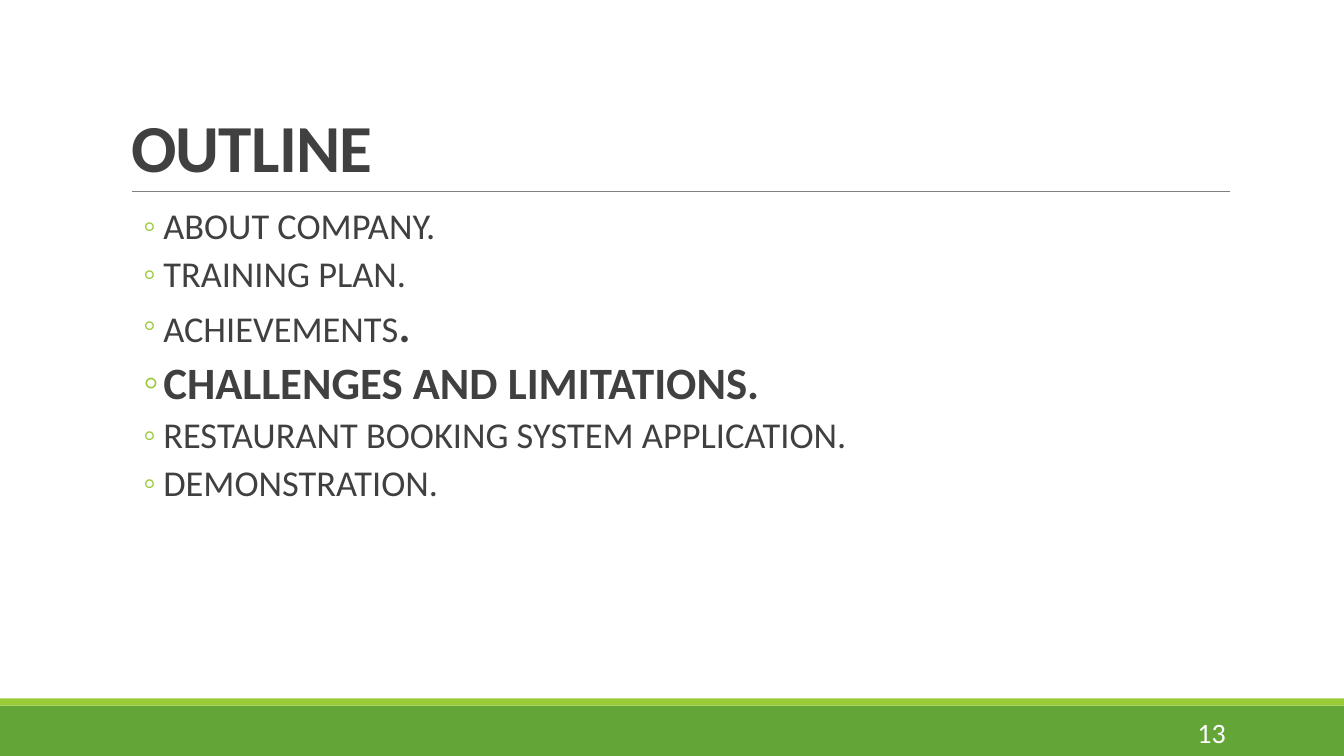
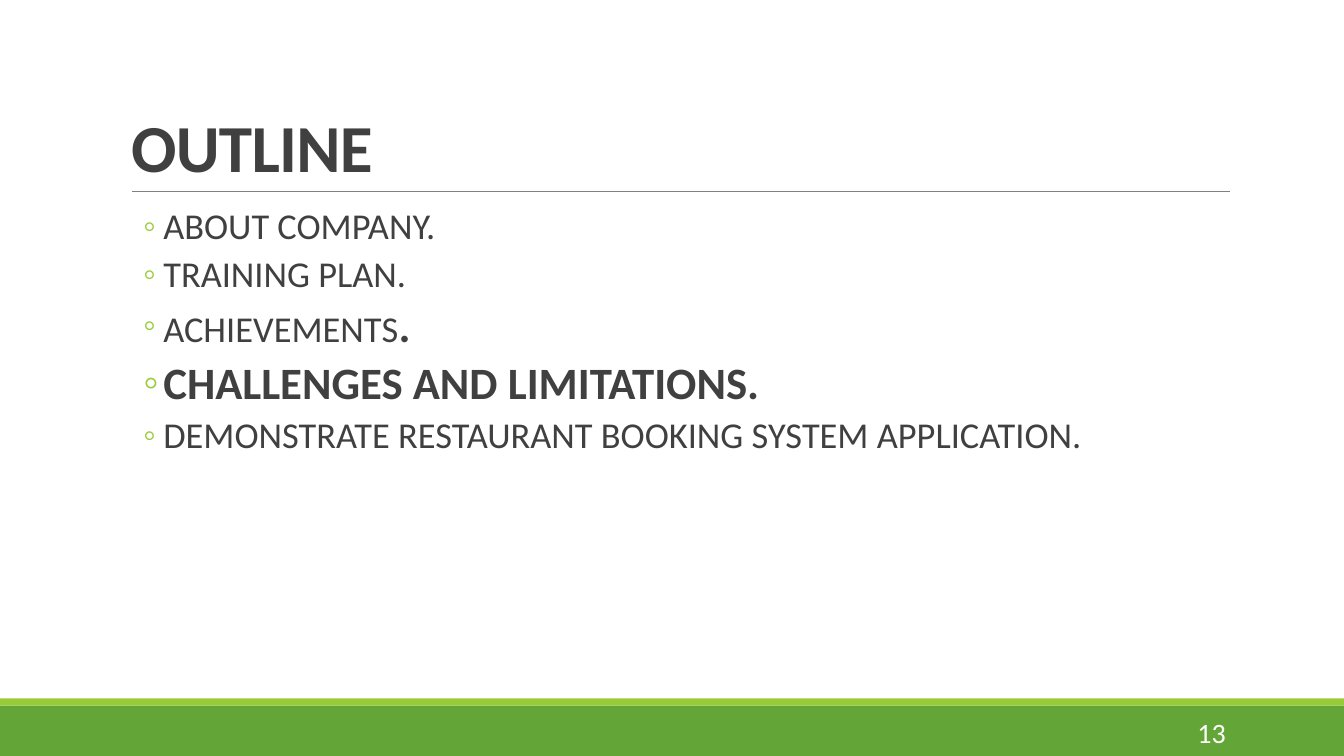
Before and after one commit to nhatquang9198/Restaurant-Booking-System, a slide deck: slide 13 of presentation.pptx. Drawn at 1344x756 pixels with LibreOffice and Linux fonts; fonts in the diff are those of the drawing. Boxes give left, top, right and bottom in pixels: in the first picture for what was removed or moved away, otherwise in the second. Text is boxed around its words. In the diff, an @@ line names an element or a change of style, - is before the commit and + after.

```diff
--- a/presentation.pptx
+++ b/presentation.pptx
@@ text at (x1=163, y1=424, x2=1081, y2=449): text changed @@
-  ◦ RESTAURANT BOOKING SYSTEM APPLICATION.
-  ◦ DEMONSTRATION.
+  ◦ DEMONSTRATE RESTAURANT BOOKING SYSTEM APPLICATION.
```
Also in this commit, not shown: 3 other slides changed, 4 other files.
